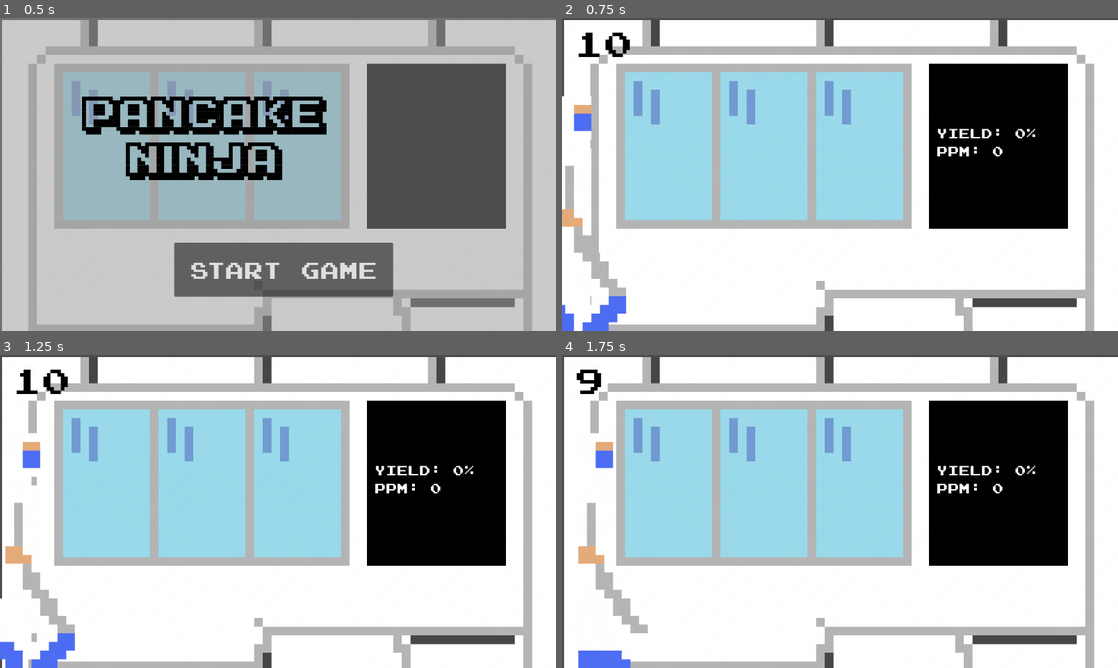
Above: before the commit, frames 1-4 (two rows, left to right).
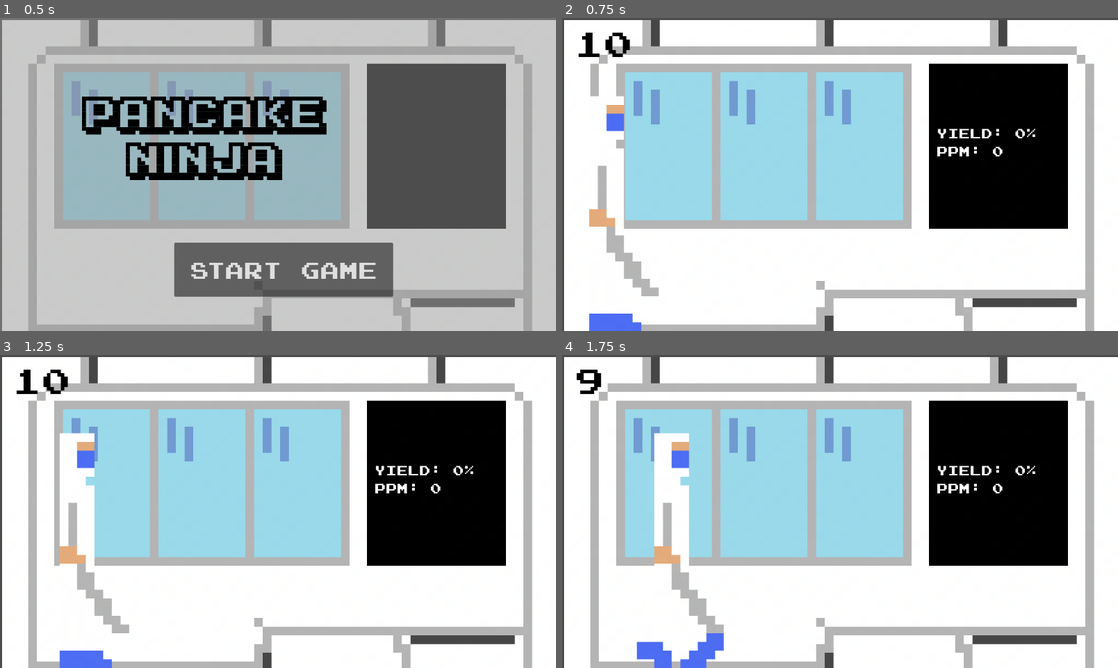
Above: after the commit, the same moments.

Repository: pancake-ninja-game/pancake-ninja
Game: Godot game, scene res://scenes/main.tscn
Same seed, same stepped clock (60 frames per second), same inputs: the game is played once before the commit and once after it.
Inputs (mouse positions are in pixels of both pictures, inside the frame that each line leads up to):
- Up to frame 1 (0.5 s): no input
- Up to frame 2 (0.75 s): click "Start Game" at 0.5 s
- Up to frame 3 (1.25 s): no input
- Up to frame 4 (1.75 s): move the mouse to (962, 495) at 1.27 s; click (962, 495) at 1.42 s

Frame 1 is identical in both runs. In frame 2, 4.6% of the frame differs, in the area x 0-18%, y 24-100%; in frame 3, 6.5%; in frame 4, 6.7%, in the area x 2-30%, y 24-100%.

Commit message:
Make things move a bit faster

Diff:
--- a/scripts/main.gd
+++ b/scripts/main.gd
@@ -12,7 +12,7 @@
 
 var sheet_spacing: float = 0
 var sheet_speed: float = 200
-var stack_capacity = 6
+var stack_capacity = 5
 
 var pancake = []
 var stacked_sheets = []
--- a/scripts/operator.gd
+++ b/scripts/operator.gd
@@ -1,6 +1,6 @@
 extends Node2D
 
-@export var move_speed: float = 50
+@export var move_speed: float = 150
 @export var sprite_idle: Texture2D
 @export var sprite_walking: Texture2D
 @export var sprite_walking_alt: Texture2D
@@ -16,7 +16,7 @@
 	$Sprite2D.texture = sprite_idle
 
 	var walk_timer = Timer.new()
-	walk_timer.wait_time = 0.4
+	walk_timer.wait_time = 0.15
 	walk_timer.one_shot = false
 	walk_timer.autostart = true
 	walk_timer.connect("timeout", Callable(self, "_on_walk_timer_timeout"))
